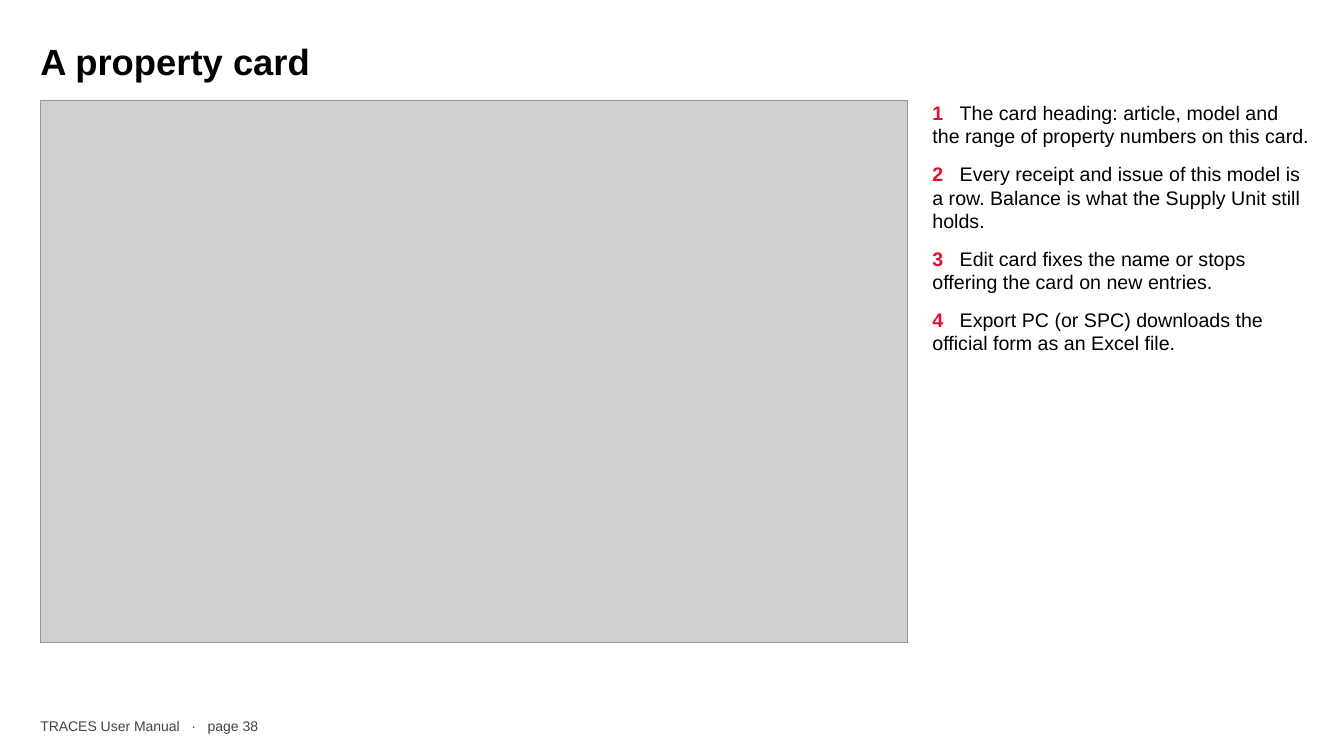
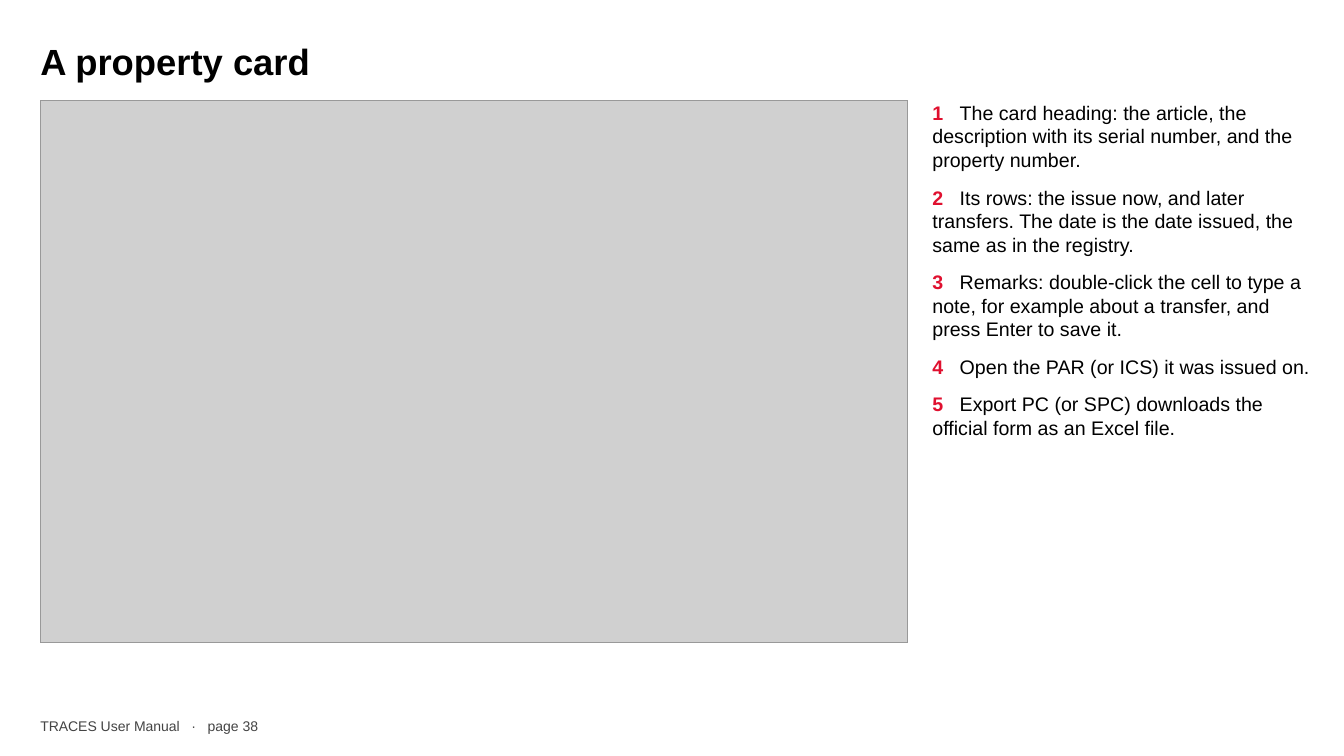
Before and after one commit to joww-seph/traces, a slide deck: slide 38 of docs/TRACES-User-Manual.pptx. Drawn at 1344x756 pixels with LibreOffice and Linux fonts; fonts in the diff are those of the drawing; grey boxes stand for pictures. Boxes give left, top, right and bottom in pixels: in the first picture for what was removed or moved away, otherwise in the second. Text is boxed around its words. In the diff, an @@ line names an element or a change of style, - is before the commit and + after.

```diff
--- a/docs/TRACES-User-Manual.pptx
+++ b/docs/TRACES-User-Manual.pptx
@@ text at box(932, 105, 1309, 436): text changed @@
-1 The card heading: article, model and the range of property numbers on this card.
-2 Every receipt and issue of this model is a row. Balance is what the Supply Unit still holds.
-3 Edit card fixes the name or stops offering the card on new entries.
-4 Export PC (or SPC) downloads the official form as an Excel file.
+1 The card heading: the article, the description with its serial number, and the property number.
+2 Its rows: the issue now, and later transfers. The date is the date issued, the same as in the registry.
+3 Remarks: double-click the cell to type a note, for example about a transfer, and press Enter to save it.
+4 Open the PAR (or ICS) it was issued on.
+5 Export PC (or SPC) downloads the official form as an Excel file.
```
Also in this commit, not shown: 44 other slides changed, 1 slide added, 6 other files.
